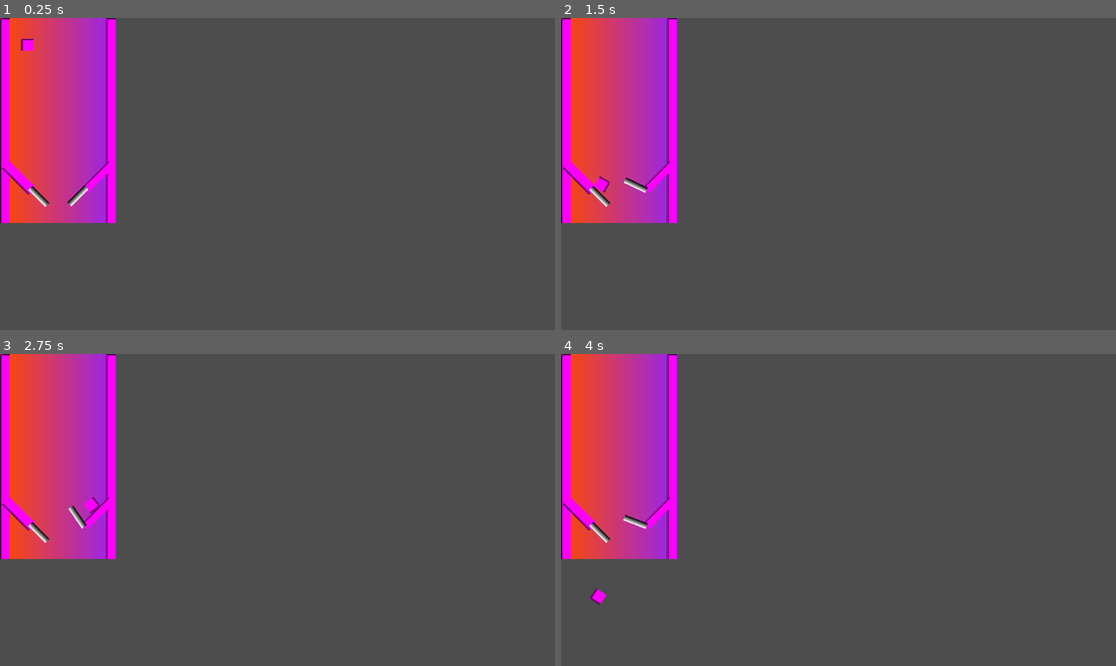
Above: before the commit, frames 1-4 (two rows, left to right).
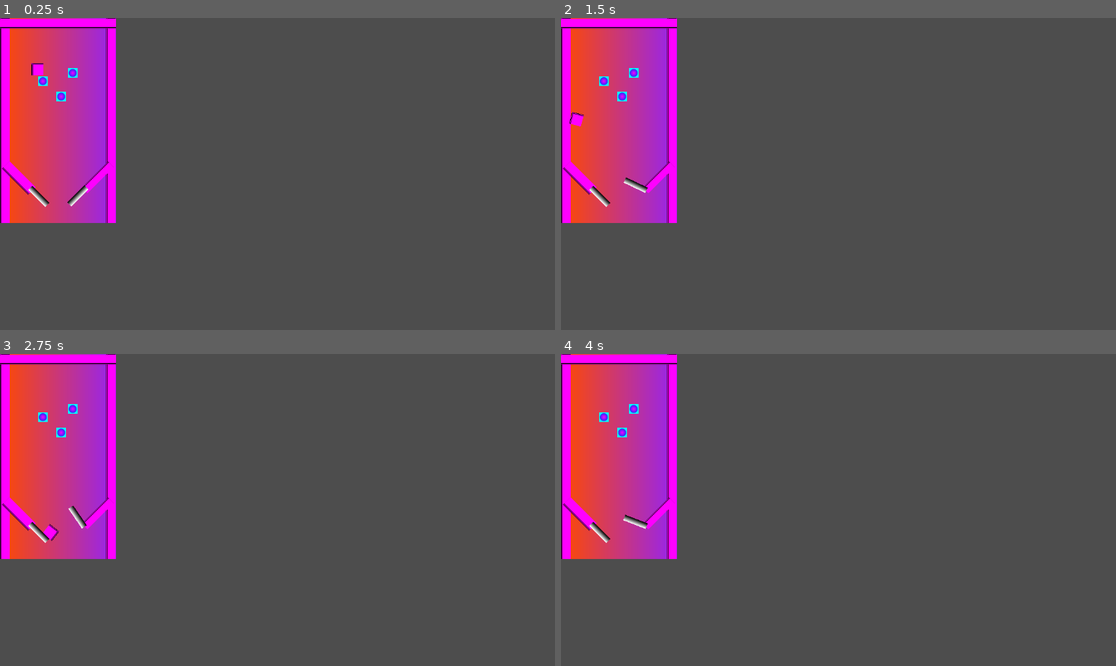
Above: after the commit, the same moments.

Repository: DogeMastr/POV-22
Game: Godot game, scene res://Scenes/PinballBoard.tscn
Same seed, same stepped clock (60 frames per second), same inputs: the game is played once before the commit and once after it.
Inputs (mouse positions are in pixels of both pictures, inside the frame that each line leads up to):
- Up to frame 1 (0.25 s): no input
- Up to frame 2 (1.5 s): move the mouse to (960, 158) at 0.52 s; hold D (move_right) 0.53-1.28 s; click (960, 158) at 0.6 s; right-click (960, 158) at 0.8 s; move the mouse to (727, 189) at 1.27 s; hold A (move_left) from 1.28 s (still down); right-click (727, 189) at 1.35 s
- Up to frame 3 (2.75 s): click (166, 525) at 1.55 s; move the mouse to (333, 441) at 2.02 s; release A (move_left) at 2.03 s; hold D (move_right) from 2.03 s (still down); click (333, 441) at 2.1 s; right-click (333, 441) at 2.3 s
- Up to frame 4 (4 s): move the mouse to (810, 572) at 2.77 s; right-click (810, 572) at 2.85 s; click (810, 572) at 3.05 s; move the mouse to (1005, 556) at 3.52 s; release D (move_right) at 3.53 s; hold A (move_left) from 3.53 s (still down); click (1005, 556) at 3.6 s; right-click (1005, 556) at 3.8 s

The runs differ from the first frame. In frame 1, 1.0% of the frame differs, in the area x 0-21%, y 0-27%; in frame 2, 1.0%; in frame 3, 1.0%; in frame 4, 0.9%.

Commit message:
Pinball Bumpers

Diff:
--- a/Scenes/PinballBall.tscn
+++ b/Scenes/PinballBall.tscn
@@ -1,4 +1,6 @@
-[gd_scene load_steps=4 format=3 uid="uid://cbjk8x8xblibm"]
+[gd_scene load_steps=5 format=3 uid="uid://cbjk8x8xblibm"]
+
+[ext_resource type="Script" uid="uid://douctv8ukks6r" path="res://Scripts/pinball_ball.gd" id="1_snkf7"]
 
 [sub_resource type="PhysicsMaterial" id="PhysicsMaterial_ffwce"]
 
@@ -12,9 +14,14 @@
 mass = 0.2
 physics_material_override = SubResource("PhysicsMaterial_ffwce")
 gravity_scale = 0.5
+contact_monitor = true
+max_contacts_reported = 50
+script = ExtResource("1_snkf7")
 
 [node name="Sprite2D" type="Sprite2D" parent="."]
 texture = SubResource("PlaceholderTexture2D_ffwce")
 
 [node name="CollisionShape2D" type="CollisionShape2D" parent="."]
 shape = SubResource("CircleShape2D_snkf7")
+
+[connection signal="body_entered" from="." to="." method="_on_body_entered"]
--- a/Scenes/PinballBoard.tscn
+++ b/Scenes/PinballBoard.tscn
@@ -16,6 +16,21 @@
 
 [sub_resource type="PlaceholderTexture2D" id="PlaceholderTexture2D_67n1w"]
 size = Vector2(20, 426)
+
+[sub_resource type="Gradient" id="Gradient_iq81k"]
+offsets = PackedFloat32Array(0, 0.91333336, 1)
+colors = PackedColorArray(1, 0, 1, 1, 0.1882353, 0.17254902, 1, 1, 0, 1, 1, 1)
+
+[sub_resource type="GradientTexture2D" id="GradientTexture2D_8pyth"]
+gradient = SubResource("Gradient_iq81k")
+width = 20
+height = 20
+fill = 1
+fill_from = Vector2(0.5, 0.50934577)
+fill_to = Vector2(0.18691589, 0.8364486)
+
+[sub_resource type="CircleShape2D" id="CircleShape2D_t8pbe"]
+radius = 8.0
 
 [sub_resource type="Gradient" id="Gradient_67n1w"]
 
@@ -87,8 +102,50 @@
 position = Vector2(0, 163)
 texture = SubResource("PlaceholderTexture2D_67n1w")
 
+[node name="5" type="StaticBody2D" parent="Walls"]
+position = Vector2(27, 12)
+rotation = -1.5707964
+scale = Vector2(1, 0.57)
+
+[node name="CollisionShape2D" type="CollisionShape2D" parent="Walls/5"]
+position = Vector2(0, 163)
+shape = SubResource("RectangleShape2D_1n6ji")
+
+[node name="Sprite2D" type="Sprite2D" parent="Walls/5"]
+position = Vector2(0, 163)
+texture = SubResource("PlaceholderTexture2D_67n1w")
+
+[node name="Bumpers" type="Node2D" parent="."]
+
+[node name="1" type="StaticBody2D" parent="Bumpers"]
+position = Vector2(89, 131)
+
+[node name="Sprite2D" type="Sprite2D" parent="Bumpers/1"]
+texture = SubResource("GradientTexture2D_8pyth")
+
+[node name="CollisionShape2D" type="CollisionShape2D" parent="Bumpers/1"]
+shape = SubResource("CircleShape2D_t8pbe")
+
+[node name="2" type="StaticBody2D" parent="Bumpers"]
+position = Vector2(127, 163)
+
+[node name="Sprite2D" type="Sprite2D" parent="Bumpers/2"]
+texture = SubResource("GradientTexture2D_8pyth")
+
+[node name="CollisionShape2D" type="CollisionShape2D" parent="Bumpers/2"]
+shape = SubResource("CircleShape2D_t8pbe")
+
+[node name="3" type="StaticBody2D" parent="Bumpers"]
+position = Vector2(151, 114)
+
+[node name="Sprite2D" type="Sprite2D" parent="Bumpers/3"]
+texture = SubResource("GradientTexture2D_8pyth")
+
+[node name="CollisionShape2D" type="CollisionShape2D" parent="Bumpers/3"]
+shape = SubResource("CircleShape2D_t8pbe")
+
 [node name="PinballBall" parent="." instance=ExtResource("1_67n1w")]
-position = Vector2(57, 41)
+position = Vector2(78, 92)
 
 [node name="FlipperLeft" type="CharacterBody2D" parent="."]
 position = Vector2(67, 354)
--- /dev/null
+++ b/Scripts/pinball_ball.gd
@@ -0,0 +1,16 @@
+extends RigidBody2D
+
+var bumperStrength = 200
+
+func _on_body_entered(body: Node) -> void:
+	#print(body.get_parent().name)
+	if body.get_parent().name == "Bumpers":
+#		# get angle of collision
+		var colVec = body.position - position
+		#colVec.angle()
+
+		# apply force in that angle
+		var bumperForce = -(colVec * bumperStrength)
+		apply_force(bumperForce)
+		pass
+	pass # Replace with function body.
--- a/Scripts/pinball_board.gd
+++ b/Scripts/pinball_board.gd
@@ -18,7 +18,6 @@
 	# LEFT FLIPPER CONTROLS
 	if Input.is_action_just_pressed("FlipperLeft") and FlipperLeft.rotation >= restAngle:
 		fLeftVel = flipStrength
-		print(FlipperLeft.rotation)
 
 	FlipperLeft.rotation -= fLeftVel
 	fLeftVel -= flipFalloff
@@ -29,7 +28,6 @@
 	# RIGHT FLIPPER CONTROLS
 	if Input.is_action_just_pressed("FlipperRight") and FlipperRight.rotation <= -restAngle:
 		fRightVel = flipStrength
-		print(FlipperRight.rotation)
 
 	FlipperRight.rotation += fRightVel
 	fRightVel -= flipFalloff
Not shown: 1 places in Scenes/PinballBoard.tscn that only renumber resources
Not shown, added: Scripts/pinball_ball.gd.uid
